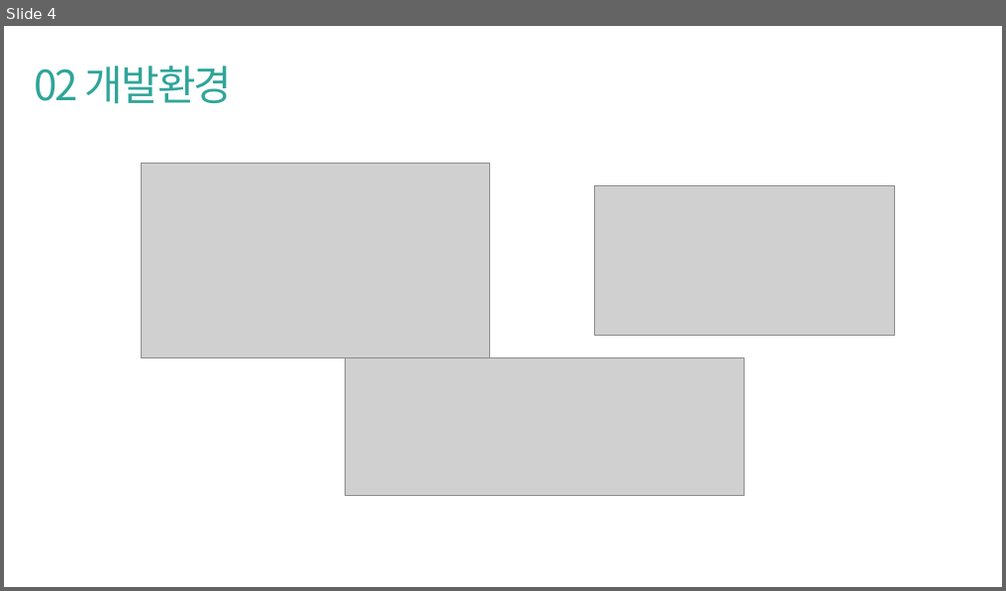
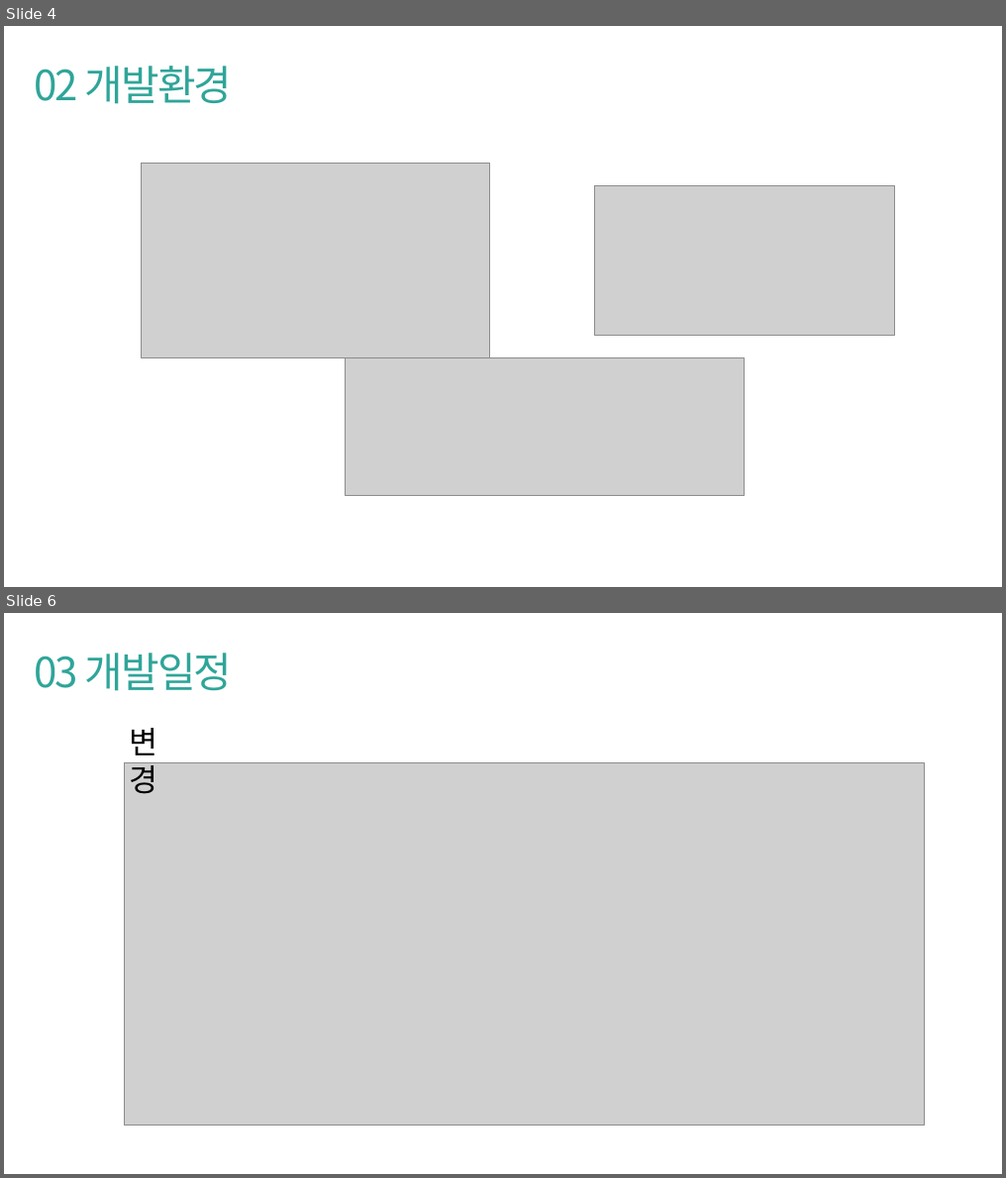
Before and after one commit to pknu-wap/2021_APP_TEAM4, a slide deck: WAP_APP_3 중간발표.pptx. Shown one above the other, each under a label of ours: slide 4 before the commit, slides 4 and 6 after it; the slides between them are not shown. The pictures are 1006x591 and 1006x1178 pixels, drawn with LibreOffice and Linux fonts; fonts in the diff are those of the drawing; grey boxes stand for pictures. Boxes give left, top, right and bottom in pixels: in the first picture for what was removed or moved away, otherwise in the second. Text is boxed around its words. In the diff, an @@ line names an element or a change of style, - is before the commit and + after.

```diff
--- a/WAP_APP_3 중간발표.pptx
+++ b/WAP_APP_3 중간발표.pptx
@@ slide 6 added at box(4, 613, 1002, 1174), background #FFFFFF @@
@@ text added at box(34, 653, 232, 691), 60 pt, text #2FA599 @@
+03 개발일정
@@ text added at box(130, 728, 158, 794), 45 pt, text #000000 @@
+변경
@@ picture added at box(124, 763, 925, 1126) @@
```
Also in this commit, not shown: 2 slides changed, 2 other slides added.
